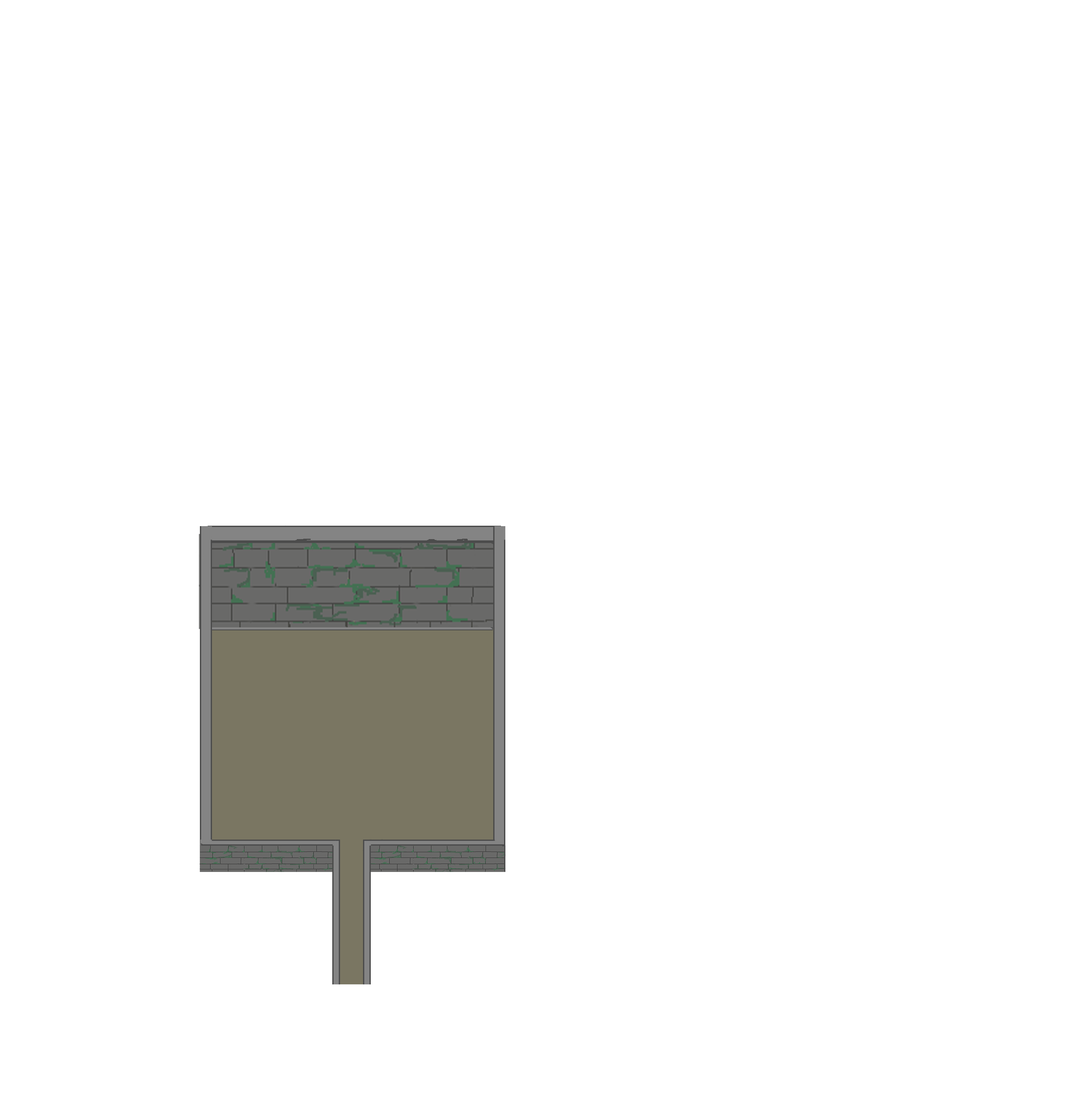
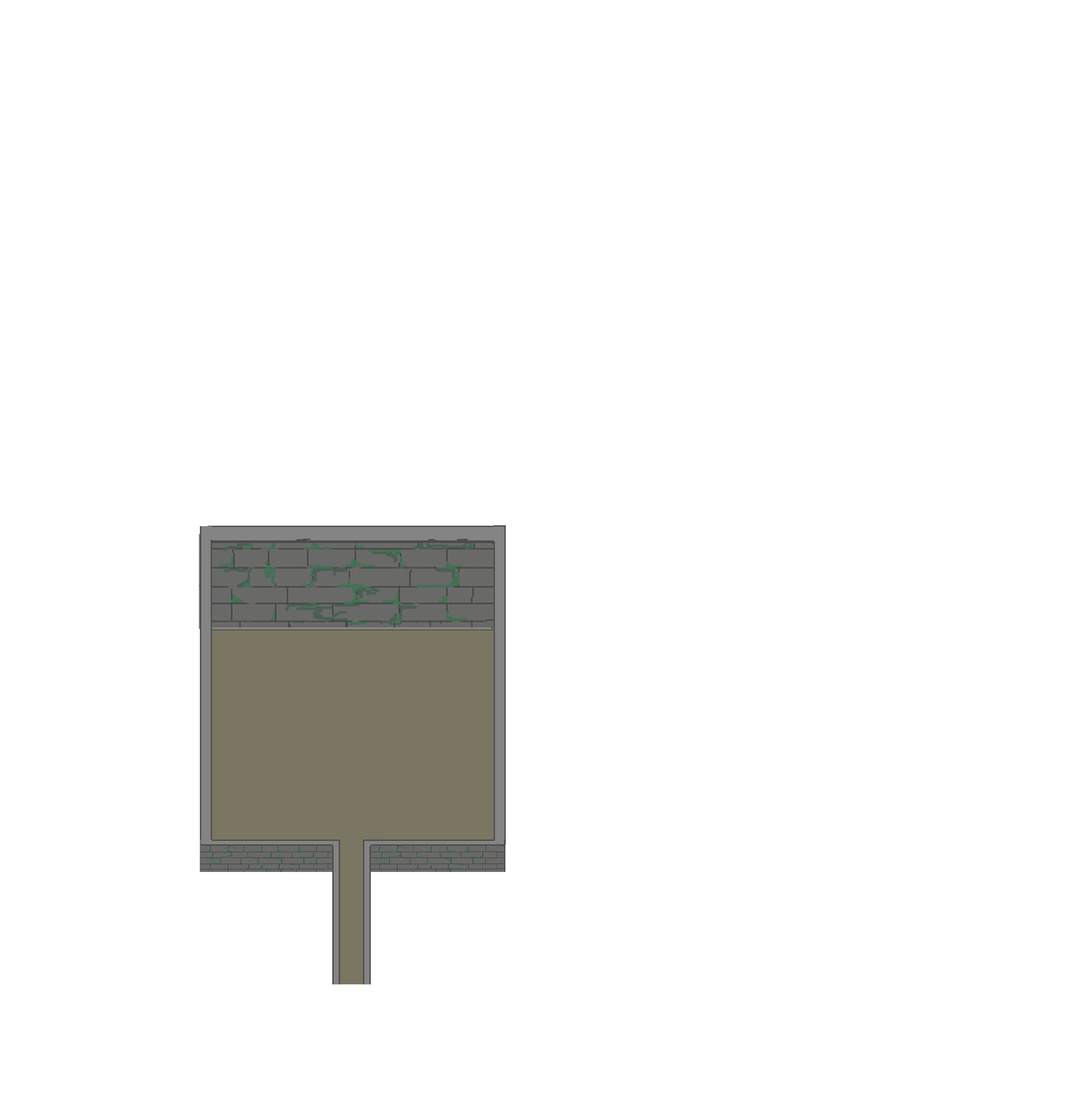
Comparing the layer stacks of the two 1092 x 1102 images. Changes:
renamed "CimaMuropsb - maior" to "CimaMuropsb - maior1", painted on it over [493, 525, 506, 846]
